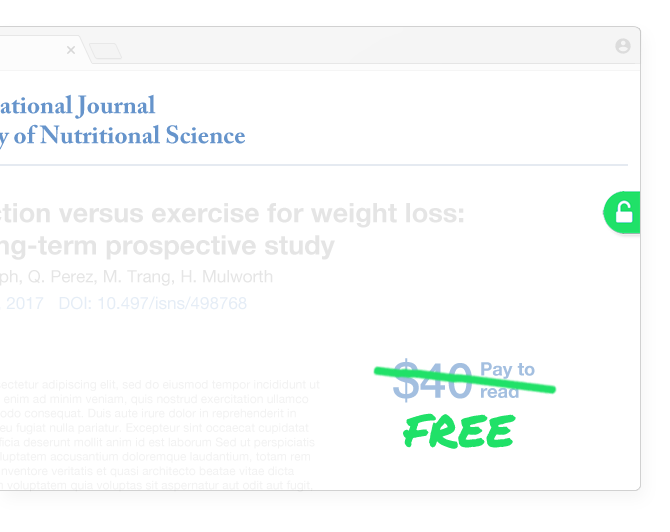
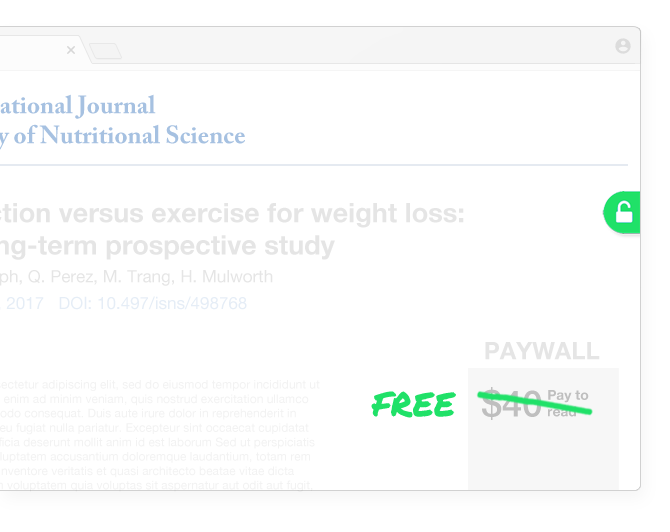
Before/after of a 670 x 532 layered artwork. What changed in the layer stack:
painted on "free" over 371, 391, 516, 449
painted on "Layer 6 copy" over 372, 365, 593, 416
"less light": opacity 60% → 35% over 0, 94, 589, 420
"$40": opacity 100% → 65%, painted on it over 393, 358, 542, 420
"Pay to read": opacity 100% → 65%, painted on it over 481, 362, 589, 417
added layer "PAYWALL" in group "super light" over 485, 342, 600, 360
showed "Layer 3", opacity 6% → 31%, moved it above "Lorem ipsum dolor sit amet, consectetur adipiscing elit, sed do", painted on it over 379, 368, 619, 490
painted on "Layer 1 copy" over 0, 27, 640, 490
